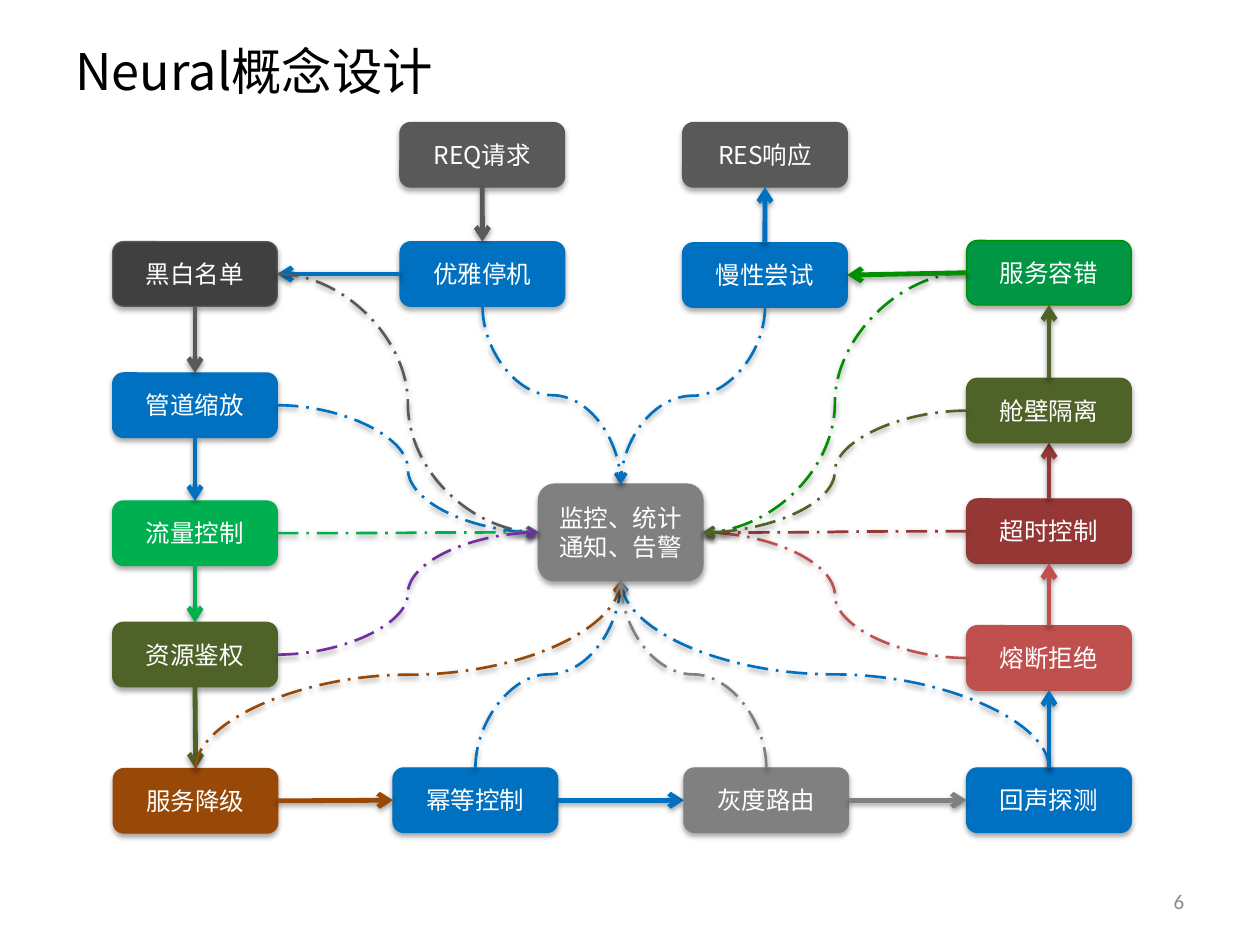
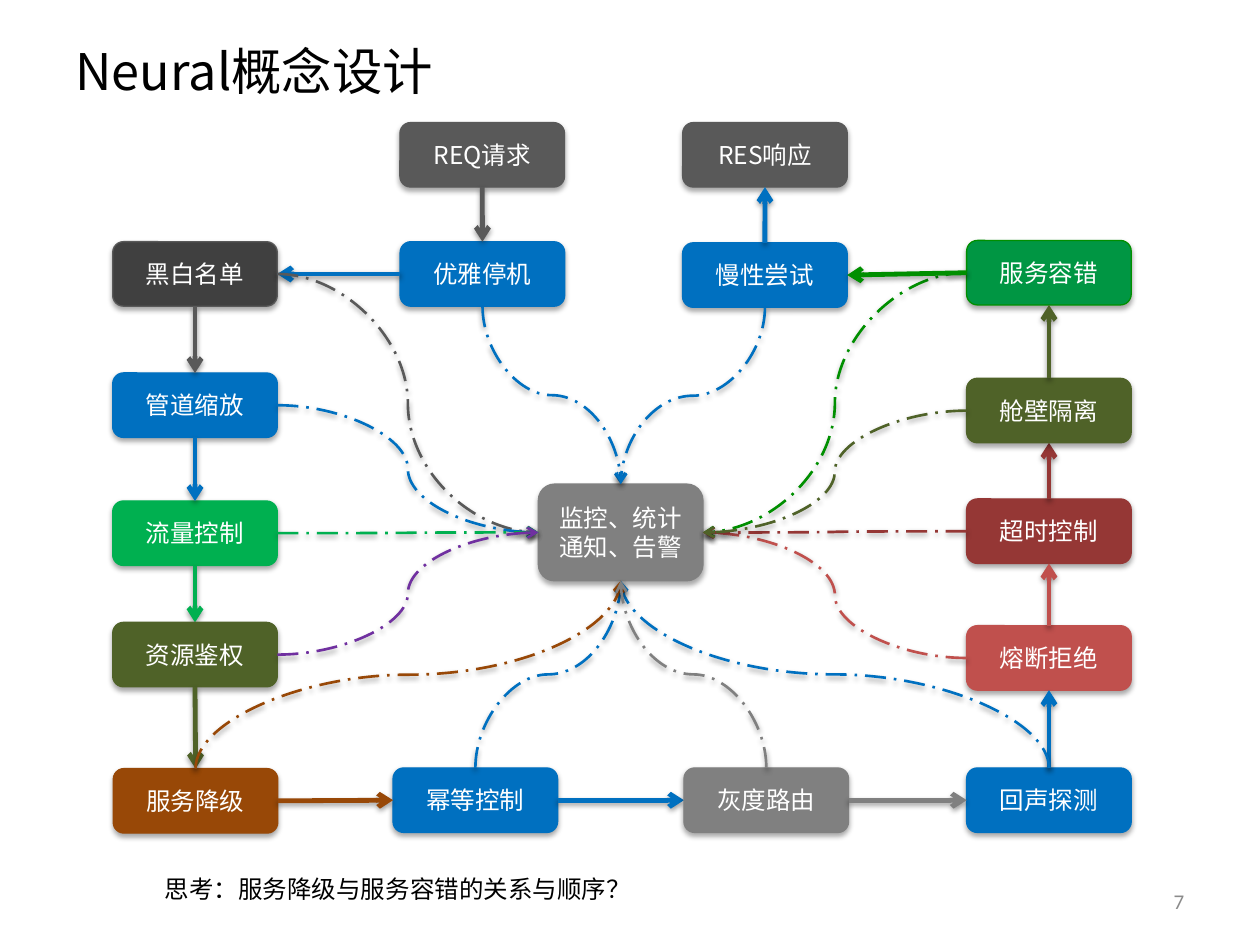
Before and after one commit to yessur3808/neural, a slide deck: slide 7 of docs/Neural_设计方案_V1.3.pptx (slide 6 before the commit). Drawn at 1260x945 pixels with LibreOffice and Linux fonts; fonts in the diff are those of the drawing. Boxes give left, top, right and bottom in pixels: in the first picture for what was removed or moved away, otherwise in the second. Text is boxed around its words. In the diff, an @@ line names an element or a change of style, - is before the commit and + after.

Commit message:
设计方案

```diff
--- a/docs/Neural_设计方案_V1.3.pptx
+++ b/docs/Neural_设计方案_V1.3.pptx
@@ text added at <box>165,877,631,900</box>, 14 pt, text #000000 @@
+思考：服务降级与服务容错的关系与顺序？
@@ page number at <box>1174,895,1185,909</box>: text changed @@
-6
+7
```
Also in this commit, not shown: 16 other slides changed, 9 slides added, 1 slide removed.
